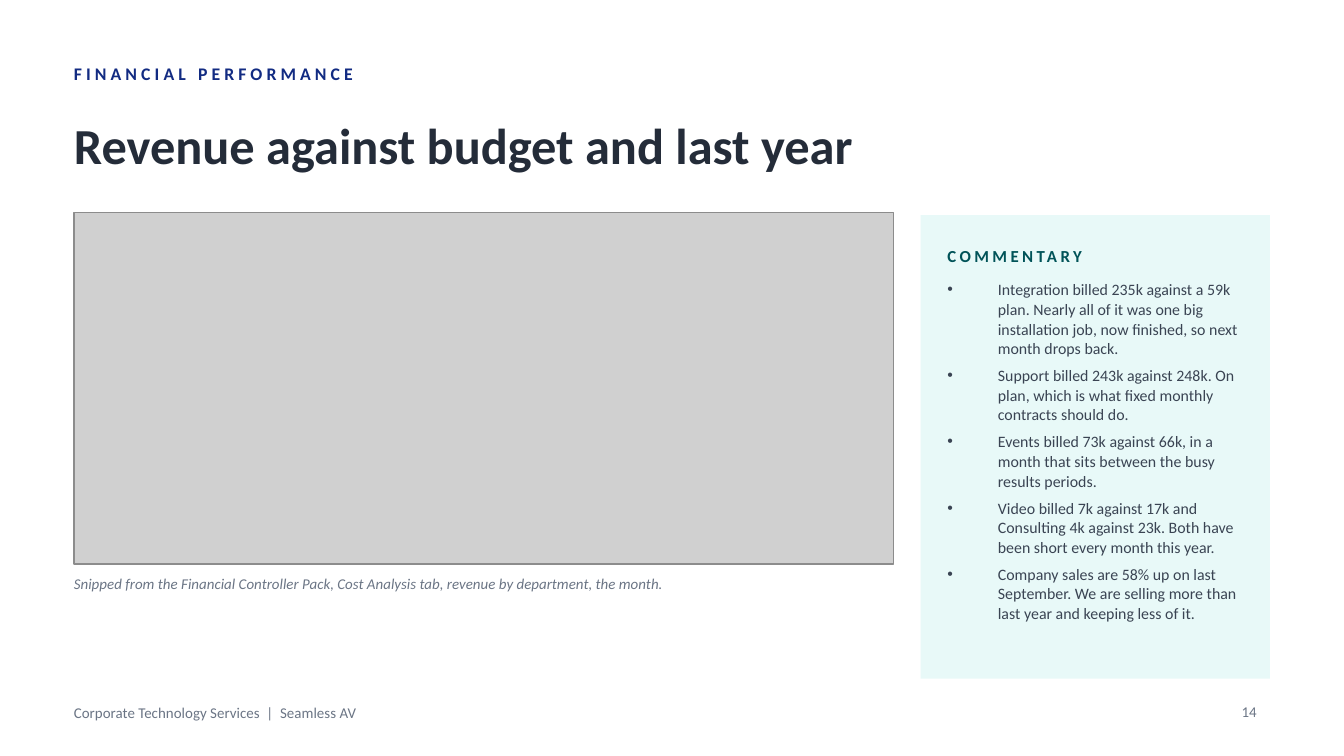
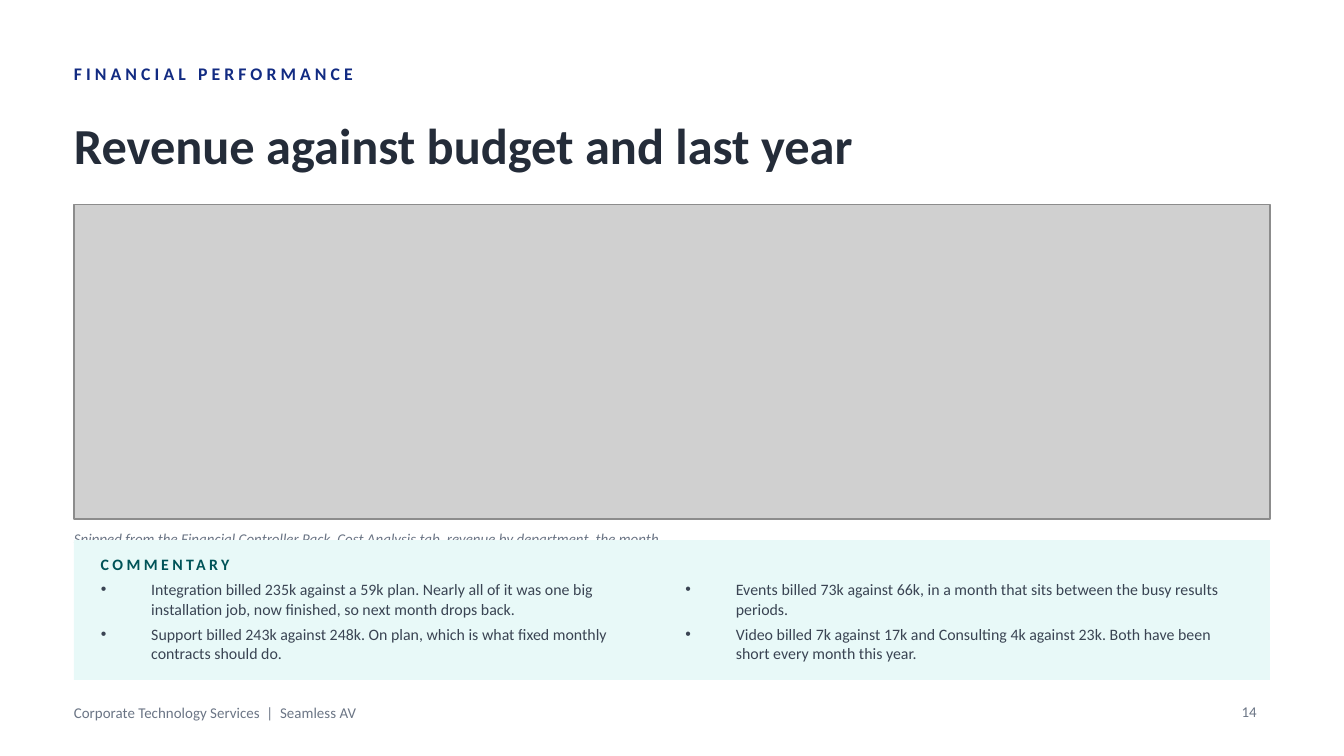
Before and after one commit to WesleyNelson-O33/Claude, a slide deck: slide 14 of deck/CTS Monthly Business Review - September 2026.pptx. Drawn at 1344x756 pixels with LibreOffice and Linux fonts; fonts in the diff are those of the drawing; grey boxes stand for pictures. Boxes give left, top, right and bottom in pixels: in the first picture for what was removed or moved away, otherwise in the second. Text is boxed around its words. In the diff, an @@ line names an element or a change of style, - is before the commit and + after.

```diff
--- a/deck/CTS Monthly Business Review - September 2026.pptx
+++ b/deck/CTS Monthly Business Review - September 2026.pptx
@@ picture: place and size @@
-picture at [74, 212, 894, 564]
+picture at [74, 204, 1270, 519]
@@ text at [998, 436, 1237, 622]: paragraphs removed @@
-• Events billed 73k against 66k, in a month that sits between the busy results periods.
-• Video billed 7k against 17k and Consulting 4k against 23k. Both have been short every month this year.
-• Company sales are 58% up on last September. We are selling more than last year and keeping less of it.
@@ text "Snipped from the Financial Controller ..." rewrapped from [74, 578, 663, 592] to [74, 533, 663, 540] @@
@@ rectangle: place and size @@
-rectangle at [921, 215, 1270, 679]
+rectangle at [74, 540, 1270, 680]
@@ text "COMMENTARY": place and size @@
-text "COMMENTARY" at [948, 239, 1243, 273]
+text "COMMENTARY" at [101, 552, 504, 577]
@@ text "COMMENTARY" at [101, 552, 504, 577]: size 9 to 8.5 pt @@
@@ text "Integration billed 235k against a ...": place and size @@
-text "Integration billed 235k against a ..." at [998, 284, 1237, 622]
+text "Integration billed 235k against a ..." at [151, 584, 607, 659]
@@ text "Integration billed 235k against a ..." at [151, 584, 607, 659]: less space between paragraphs @@
@@ text added at [736, 584, 1218, 662], 8.5 pt, text #3A4453 @@
+• Events billed 73k against 66k, in a month that sits between the busy results periods.
+• Video billed 7k against 17k and Consulting 4k against 23k. Both have been short every month this year.
```
Also in this commit, not shown: 9 other slides changed, 8 other files.
